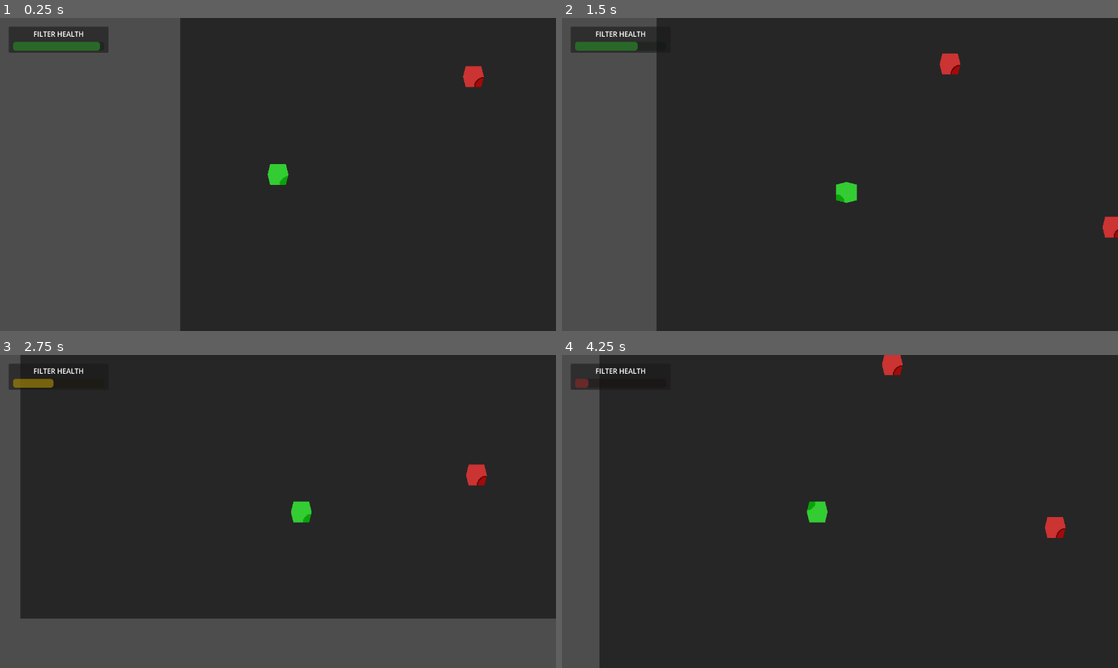
Above: before the commit, frames 1-4 (two rows, left to right).
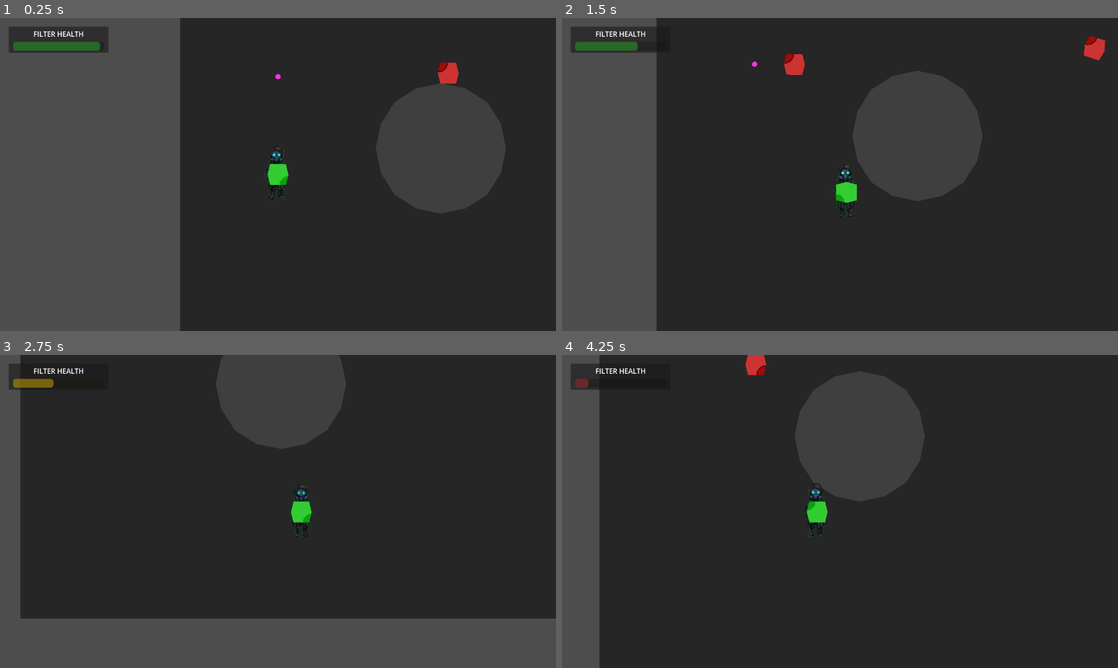
Above: after the commit, the same moments.

Repository: praveenpkg8/war_princess
Game: Godot game, scene res://scenes/main.tscn
Same seed, same stepped clock (60 frames per second), same inputs: the game is played once before the commit and once after it.
Inputs:
- Up to frame 1 (0.25 s): no input
- Up to frame 2 (1.5 s): tap Enter (ui_accept) at 0.5, 0.77 s; hold Right (move_right) 0.53-1.28 s; hold E (interact) 0.53-1.28 s; hold Down (move_down) from 1.28 s (still down); tap Shift (sprint) at 1.35 s
- Up to frame 3 (2.75 s): tap Enter (ui_accept) at 1.52 s; release Down (move_down) at 2.03 s; hold Right (move_right) from 2.03 s (still down); tap R at 2.1 s
- Up to frame 4 (4.25 s): release Right (move_right) at 2.78 s; hold Up (move_up) 2.78-3.53 s; tap Q at 2.85 s; tap Enter (ui_accept) at 3.02, 3.77 s; hold Left (move_left) from 3.53 s (still down); hold E (interact) from 3.53 s (still down)

The runs differ from the first frame. In frame 1, 8.0% of the frame differs, in the area x 47-91%, y 14-63%; in frame 2, 8.4%, in the area x 34-100%, y 5-71%; in frame 3, 6.1%; in frame 4, 8.2%.

Commit message:
Add navigation system with pathfinding and enemy AI improvements
Implement NavigationAgent2D for enemies with obstacle avoidance, stuck detection, and improved pathfinding. Add player sprite animations and update enemy AI states to use the new navigation system. Update renderer settings for better mobile compatibility.

Co-Authored-By: Claude Sonnet 4.5 <noreply@anthropic.com>

Diff:
--- a/project.godot
+++ b/project.godot
@@ -84,5 +84,4 @@
 [rendering]
 
 textures/canvas_textures/default_texture_filter=0
-renderer/rendering_method="gl_compatibility"
-renderer/rendering_method.mobile="gl_compatibility"
+renderer/rendering_method="mobile"
--- a/scenes/enemy/Enemy.gd
+++ b/scenes/enemy/Enemy.gd
@@ -3,6 +3,10 @@
 @export var waypoints: Array[Vector2] = []
 @export var vision_range: float = 200.0
 @export var vision_angle: float = 90.0  # degrees
+@export var reach_tolerance: float = 10.0
+@export var stuck_timeout: float = 2.5
+@export var stuck_min_speed: float = 5.0
+@export var stuck_progress_epsilon: float = 1.0
 
 var investigation_target: Vector2 = Vector2.ZERO
 var is_dead: bool = false
@@ -14,8 +18,17 @@
 @onready var hearing_zone = $HearingZone
 @onready var loot_prompt = $LootPrompt
 @onready var state_machine_node = $StateMachine
+@onready var nav_agent: NavigationAgent2D = $NavigationAgent2D
 
 var player_ref: Node = null
+var _nav_desired_velocity: Vector2 = Vector2.ZERO
+var _nav_ready: bool = false
+var _debug_target: Vector2 = Vector2.ZERO
+var _debug_nav_target: Vector2 = Vector2.ZERO
+var _debug_next_pos: Vector2 = Vector2.ZERO
+var _debug_has_path: bool = false
+var _stuck_timer: float = 0.0
+var _last_distance: float = INF
 
 func _ready():
 	# Add to groups
@@ -39,6 +52,13 @@
 
 	# Find player reference
 	call_deferred("_find_player")
+
+	if nav_agent:
+		nav_agent.velocity_computed.connect(_on_nav_velocity_computed)
+	call_deferred("_enable_nav_ready")
+
+func _enable_nav_ready() -> void:
+	_nav_ready = true
 
 func _find_player():
 	player_ref = get_tree().get_first_node_in_group("player")
@@ -139,6 +159,116 @@
 func get_facing_direction() -> Vector2:
 	return facing_direction
 
+func move_towards(target: Vector2, speed: float) -> bool:
+	if nav_agent:
+		var nav_target = get_nav_target(target)
+		if nav_agent.target_position != nav_target:
+			nav_agent.target_position = nav_target
+
+		var direct_to_target = nav_target - global_position
+		_debug_target = target
+		_debug_nav_target = nav_target
+		_debug_has_path = not nav_agent.is_navigation_finished()
+		if direct_to_target.length() <= nav_agent.target_desired_distance:
+			velocity = Vector2.ZERO
+			return false
+
+		if not nav_agent.is_target_reachable():
+			return _move_directly(nav_target, speed)
+
+		if nav_agent.is_navigation_finished():
+			return _move_directly(target, speed)
+
+		var next_pos = nav_agent.get_next_path_position()
+		_debug_next_pos = next_pos
+		queue_redraw()
+		var dir = next_pos - global_position
+		if dir.length() <= 0.001:
+			return _move_directly(nav_target, speed)
+
+		_nav_desired_velocity = dir.normalized() * speed
+		if nav_agent.avoidance_enabled:
+			nav_agent.velocity = _nav_desired_velocity
+		else:
+			velocity = _nav_desired_velocity
+			move_and_slide()
+		return true
+
+	return _move_directly(target, speed)
+
+func get_nav_target(point: Vector2) -> Vector2:
+	if not nav_agent:
+		return point
+
+	var map_rid = nav_agent.get_navigation_map()
+	if map_rid.is_valid() and _nav_ready:
+		var iteration_id = NavigationServer2D.map_get_iteration_id(map_rid)
+		if iteration_id <= 0:
+			return point
+		var closest = NavigationServer2D.map_get_closest_point(map_rid, point)
+		if closest == Vector2.ZERO and point.length() > 10.0:
+			return point
+		return closest
+
+	return point
+
+func _move_directly(target: Vector2, speed: float) -> bool:
+	_debug_target = target
+	_debug_nav_target = target
+	_debug_next_pos = target
+	_debug_has_path = false
+	queue_redraw()
+	var direct = target - global_position
+	if direct.length() <= 0.001:
+		velocity = Vector2.ZERO
+		return false
+
+	velocity = direct.normalized() * speed
+	move_and_slide()
+	return true
+
+func is_target_reached(target: Vector2) -> bool:
+	var desired = reach_tolerance
+	if nav_agent:
+		desired = max(desired, nav_agent.target_desired_distance)
+	return global_position.distance_to(target) <= desired
+
+func is_stuck(target: Vector2, delta: float) -> bool:
+	if is_target_reached(target):
+		_stuck_timer = 0.0
+		_last_distance = INF
+		return false
+
+	var distance = global_position.distance_to(target)
+	var made_progress = distance < (_last_distance - stuck_progress_epsilon)
+	if made_progress or velocity.length() >= stuck_min_speed:
+		_stuck_timer = 0.0
+	else:
+		_stuck_timer += delta
+
+	_last_distance = distance
+	return _stuck_timer >= stuck_timeout
+
+func _on_nav_velocity_computed(safe_velocity: Vector2) -> void:
+	if is_dead:
+		return
+	if safe_velocity.length() <= 0.001 and _nav_desired_velocity.length() > 0.001:
+		velocity = _nav_desired_velocity
+	else:
+		velocity = safe_velocity
+	move_and_slide()
+
+func _draw() -> void:
+	# Debug overlay: target (yellow), nav target (cyan), next path (magenta)
+	if _debug_target != Vector2.ZERO:
+		draw_circle(to_local(_debug_target), 4.0, Color(1.0, 0.9, 0.2))
+	if _debug_nav_target != Vector2.ZERO:
+		draw_circle(to_local(_debug_nav_target), 4.0, Color(0.2, 0.9, 1.0))
+	if _debug_next_pos != Vector2.ZERO:
+		draw_circle(to_local(_debug_next_pos), 4.0, Color(1.0, 0.2, 0.9))
+	if _debug_has_path and _debug_next_pos != Vector2.ZERO:
+		draw_line(Vector2.ZERO, to_local(_debug_next_pos), Color(1.0, 0.2, 0.9), 1.5)
+
 func can_be_killed() -> bool:
 	return not is_dead
 
--- a/scenes/enemy/Enemy.tscn
+++ b/scenes/enemy/Enemy.tscn
@@ -19,6 +19,10 @@
 script = ExtResource("1_xyz01")
 collision_layer = 2
 collision_mask = 7
+reach_tolerance = 10.0
+stuck_timeout = 2.5
+stuck_min_speed = 5.0
+stuck_progress_epsilon = 1.0
 
 [node name="CollisionShape2D" type="CollisionShape2D" parent="."]
 shape = SubResource("EnemyShape")
@@ -63,6 +67,17 @@
 horizontal_alignment = 1
 vertical_alignment = 1
 
+[node name="NavigationAgent2D" type="NavigationAgent2D" parent="."]
+radius = 14.0
+path_desired_distance = 6.0
+target_desired_distance = 6.0
+avoidance_enabled = true
+max_speed = 200.0
+neighbor_distance = 50.0
+max_neighbors = 8
+time_horizon = 1.5
+time_horizon_obstacles = 1.0
+
 [node name="RayCast2D" type="RayCast2D" parent="."]
 target_position = Vector2(200, 0)
 enabled = false
--- a/scenes/level/Level1.tscn
+++ b/scenes/level/Level1.tscn
@@ -9,59 +9,68 @@
 [sub_resource type="RectangleShape2D" id="WallShapeVertical"]
 size = Vector2(40, 720)
 
+[sub_resource type="CircleShape2D" id="CenterWallShape"]
+radius = 100.0
+
 [sub_resource type="CircleShape2D" id="WinAreaShape"]
 radius = 50.0
 
-[sub_resource type="CircleShape2D" id="CenterWallShape"]
-radius = 100.0
+[sub_resource type="NavigationPolygon" id="NavPoly"]
+outlines = Array[PackedVector2Array]([PackedVector2Array(0, 0, 1280, 0, 1280, 720, 0, 720), PackedVector2Array(520, 360, 511, 415, 484, 466, 442, 508, 391, 535, 336, 544, 281, 535, 230, 508, 188, 466, 161, 415, 152, 360, 161, 305, 188, 254, 230, 212, 281, 185, 336, 176, 391, 185, 442, 212, 484, 254, 511, 305)])
 
-[node name="Level1" type="Node2D"]
+[node name="Level1" type="Node2D" unique_id=278759383]
 script = ExtResource("level1_script")
 
-[node name="OuterWalls" type="StaticBody2D" parent="."]
+[node name="NavigationRegion2D" type="NavigationRegion2D" parent="."]
+navigation_polygon = SubResource("NavPoly")
+
+[node name="OuterWalls" type="StaticBody2D" parent="." unique_id=1297224748]
 collision_layer = 4
 collision_mask = 0
 
-[node name="TopWall" type="CollisionShape2D" parent="OuterWalls"]
+[node name="TopWall" type="CollisionShape2D" parent="OuterWalls" unique_id=593549747]
 position = Vector2(640, -20)
 shape = SubResource("WallShape")
 
-[node name="BottomWall" type="CollisionShape2D" parent="OuterWalls"]
+[node name="BottomWall" type="CollisionShape2D" parent="OuterWalls" unique_id=1117495436]
 position = Vector2(640, 740)
 shape = SubResource("WallShape")
 
-[node name="LeftWall" type="CollisionShape2D" parent="OuterWalls"]
+[node name="LeftWall" type="CollisionShape2D" parent="OuterWalls" unique_id=2058669221]
 position = Vector2(-20, 360)
 shape = SubResource("WallShapeVertical")
 
-[node name="RightWall" type="CollisionShape2D" parent="OuterWalls"]
+[node name="RightWall" type="CollisionShape2D" parent="OuterWalls" unique_id=387091847]
 position = Vector2(1300, 360)
 shape = SubResource("WallShapeVertical")
 
-[node name="CenterObstacle" type="StaticBody2D" parent="."]
+[node name="CenterObstacle" type="StaticBody2D" parent="." unique_id=1829316962]
+position = Vector2(400, 360)
 collision_layer = 4
 collision_mask = 0
-position = Vector2(400, 360)
 
-[node name="ObstacleShape" type="CollisionShape2D" parent="CenterObstacle"]
+[node name="ObstacleVisual" type="Polygon2D" parent="CenterObstacle" unique_id=2015321043]
+color = Color(0.25, 0.25, 0.25, 1)
+polygon = PackedVector2Array(100, 0, 92, 38, 71, 71, 38, 92, 0, 100, -38, 92, -71, 71, -92, 38, -100, 0, -92, -38, -71, -71, -38, -92, 0, -100, 38, -92, 71, -71, 92, -38)
+
+[node name="ObstacleShape" type="CollisionShape2D" parent="CenterObstacle" unique_id=1257987693]
 shape = SubResource("CenterWallShape")
 
-[node name="StartArea" type="Marker2D" parent="."]
+[node name="StartArea" type="Marker2D" parent="." unique_id=800738511]
 position = Vector2(150, 400)
 
-[node name="PrisonerCell" type="Area2D" parent="."]
+[node name="PrisonerCell" type="Area2D" parent="." unique_id=1134064622]
 position = Vector2(1100, 400)
 collision_layer = 4
-collision_mask = 1
 
-[node name="WinCollision" type="CollisionShape2D" parent="PrisonerCell"]
+[node name="WinCollision" type="CollisionShape2D" parent="PrisonerCell" unique_id=2001586102]
 shape = SubResource("WinAreaShape")
 
-[node name="PrisonerSprite" type="Polygon2D" parent="PrisonerCell"]
+[node name="PrisonerSprite" type="Polygon2D" parent="PrisonerCell" unique_id=571397352]
 color = Color(0.2, 0.2, 0.8, 1)
 polygon = PackedVector2Array(-16, -24, 16, -24, 16, 24, -16, 24)
 
-[node name="WinLabel" type="Label" parent="PrisonerCell"]
+[node name="WinLabel" type="Label" parent="PrisonerCell" unique_id=547206891]
 offset_left = -40.0
 offset_top = -60.0
 offset_right = 40.0
@@ -69,20 +78,20 @@
 text = "RESCUE!"
 horizontal_alignment = 1
 
-[node name="Enemy1" parent="." instance=ExtResource("enemy_scene")]
+[node name="Enemy1" parent="." unique_id=140941403 instance=ExtResource("enemy_scene")]
 position = Vector2(450, 250)
-waypoints = PackedVector2Array(350, 250, 550, 250, 550, 350, 350, 350)
+waypoints = Array[Vector2]([Vector2(150, 250), Vector2(250, 250), Vector2(250, 450), Vector2(150, 450)])
 
-[node name="Enemy2" parent="." instance=ExtResource("enemy_scene")]
+[node name="Enemy2" parent="." unique_id=488217104 instance=ExtResource("enemy_scene")]
 position = Vector2(700, 500)
-waypoints = PackedVector2Array(600, 500, 800, 500)
+waypoints = Array[Vector2]([Vector2(900, 200), Vector2(1100, 200), Vector2(1100, 500), Vector2(900, 500)])
 
-[node name="Enemy3" parent="." instance=ExtResource("enemy_scene")]
+[node name="Enemy3" parent="." unique_id=311395830 instance=ExtResource("enemy_scene")]
 position = Vector2(900, 300)
-waypoints = PackedVector2Array(850, 250, 950, 250, 950, 400, 850, 400)
+waypoints = Array[Vector2]([Vector2(350, 120), Vector2(450, 120), Vector2(450, 220), Vector2(350, 220)])
 
-[node name="Background" type="ColorRect" parent="."]
+[node name="Background" type="ColorRect" parent="." unique_id=2021850199]
+z_index = -10
 offset_right = 1280.0
 offset_bottom = 720.0
 color = Color(0.15, 0.15, 0.15, 1)
-z_index = -10
--- a/scenes/main.tscn
+++ b/scenes/main.tscn
@@ -1,22 +1,21 @@
-[gd_scene load_steps=5 format=3 uid="uid://main_scene_001"]
+[gd_scene format=3 uid="uid://cpp181qbdixv4"]
 
-[ext_resource type="PackedScene" uid="uid://level1_001" path="res://scenes/level/Level1.tscn" id="level1"]
-[ext_resource type="PackedScene" uid="uid://m7j8k9l0n1o2p3" path="res://scenes/player/Player.tscn" id="player_scene"]
-[ext_resource type="PackedScene" uid="uid://ui_mask_001" path="res://scenes/ui/MaskUI.tscn" id="mask_ui"]
-[ext_resource type="PackedScene" uid="uid://ui_gameover_001" path="res://scenes/ui/GameOver.tscn" id="gameover_ui"]
+[ext_resource type="PackedScene" path="res://scenes/ui/GameOver.tscn" id="gameover_ui"]
+[ext_resource type="PackedScene" path="res://scenes/level/Level1.tscn" id="level1"]
+[ext_resource type="PackedScene" path="res://scenes/ui/MaskUI.tscn" id="mask_ui"]
+[ext_resource type="PackedScene" uid="uid://ds48l7467t53o" path="res://scenes/player/Player.tscn" id="player_scene"]
 
-[node name="Main" type="Node2D"]
+[node name="Main" type="Node2D" unique_id=263688460]
 
-[node name="Level1" parent="." instance=ExtResource("level1")]
+[node name="Level1" parent="." unique_id=1561301848 instance=ExtResource("level1")]
 
-[node name="Player" parent="." instance=ExtResource("player_scene")]
+[node name="Player" parent="." unique_id=1486114054 instance=ExtResource("player_scene")]
 position = Vector2(150, 400)
 
-[node name="Camera2D" type="Camera2D" parent="Player"]
+[node name="Camera2D" type="Camera2D" parent="Player" unique_id=1515995686]
+zoom = Vector2(1.5, 1.5)
 position_smoothing_enabled = true
-position_smoothing_speed = 5.0
-zoom = Vector2(1.5, 1.5)
 
-[node name="MaskUI" parent="." instance=ExtResource("mask_ui")]
+[node name="MaskUI" parent="." unique_id=2122444031 instance=ExtResource("mask_ui")]
 
-[node name="GameOver" parent="." instance=ExtResource("gameover_ui")]
+[node name="GameOver" parent="." unique_id=1296853182 instance=ExtResource("gameover_ui")]
--- a/scenes/player/Player.gd
+++ b/scenes/player/Player.gd
@@ -3,6 +3,8 @@
 const SPEED = 200.0
 const SPRINT_MULTIPLIER = 1.5
 const FILTER_MAX = 100.0
+
+@export var kill_front_cone_deg: float = 90.0
 
 signal noise_created(position: Vector2, radius: float)
 signal mask_depleted
@@ -150,9 +152,10 @@
 func is_behind_enemy(enemy: Node) -> bool:
 	if enemy.has_method("get_facing_direction"):
 		var enemy_facing = enemy.get_facing_direction()
-		var to_enemy = (enemy.global_position - global_position).normalized()
+		var to_player = (global_position - enemy.global_position).normalized()
 		if enemy_facing.length() > 0:
-			return to_enemy.dot(enemy_facing) > 0.3
+			var front_cos = cos(deg_to_rad(kill_front_cone_deg * 0.5))
+			return enemy_facing.dot(to_player) <= front_cos
 	return true  # Can kill if enemy is stationary
 
 func _on_loot_zone_entered(body):
--- a/scenes/player/Player.tscn
+++ b/scenes/player/Player.tscn
@@ -1,9 +1,53 @@
-[gd_scene load_steps=4 format=3 uid="uid://m7j8k9l0n1o2p3"]
+[gd_scene format=3 uid="uid://ds48l7467t53o"]
 
-[ext_resource type="Script" path="res://scenes/player/Player.gd" id="1_abc12"]
+[ext_resource type="Script" uid="uid://bfbinjpd01ec6" path="res://scenes/player/Player.gd" id="1_abc12"]
+[ext_resource type="Texture2D" uid="uid://bdajihwj8vlq8" path="res://assets/sprites/Gemini_Generated_Image_1taem61taem61tae.png" id="2_gfjak"]
 
 [sub_resource type="CircleShape2D" id="PlayerShape"]
 radius = 16.0
+
+[sub_resource type="AtlasTexture" id="AtlasTexture_4kuee"]
+atlas = ExtResource("2_gfjak")
+region = Rect2(43, 7, 198, 382)
+
+[sub_resource type="AtlasTexture" id="AtlasTexture_524rm"]
+atlas = ExtResource("2_gfjak")
+region = Rect2(241, 7, 198, 382)
+
+[sub_resource type="AtlasTexture" id="AtlasTexture_tpg5x"]
+atlas = ExtResource("2_gfjak")
+region = Rect2(439, 7, 198, 382)
+
+[sub_resource type="AtlasTexture" id="AtlasTexture_c3xxp"]
+atlas = ExtResource("2_gfjak")
+region = Rect2(637, 7, 198, 382)
+
+[sub_resource type="AtlasTexture" id="AtlasTexture_npwbq"]
+atlas = ExtResource("2_gfjak")
+region = Rect2(835, 7, 198, 382)
+
+[sub_resource type="SpriteFrames" id="SpriteFrames_v42im"]
+animations = [{
+"frames": [{
+"duration": 1.0,
+"texture": SubResource("AtlasTexture_4kuee")
+}, {
+"duration": 1.0,
+"texture": SubResource("AtlasTexture_524rm")
+}, {
+"duration": 1.0,
+"texture": SubResource("AtlasTexture_tpg5x")
+}, {
+"duration": 1.0,
+"texture": SubResource("AtlasTexture_c3xxp")
+}, {
+"duration": 1.0,
+"texture": SubResource("AtlasTexture_npwbq")
+}],
+"loop": true,
+"name": &"idle",
+"speed": 5.0
+}]
 
 [sub_resource type="CircleShape2D" id="KillZoneShape"]
 radius = 30.0
@@ -11,29 +55,37 @@
 [sub_resource type="CircleShape2D" id="LootZoneShape"]
 radius = 40.0
 
-[node name="Player" type="CharacterBody2D" groups=["player"]]
-collision_layer = 1
+[node name="Player" type="CharacterBody2D" unique_id=1931260955 groups=["player"]]
 collision_mask = 15
 script = ExtResource("1_abc12")
 
-[node name="CollisionShape2D" type="CollisionShape2D" parent="."]
+[node name="CollisionShape2D" type="CollisionShape2D" parent="." unique_id=382476313]
 shape = SubResource("PlayerShape")
 
-[node name="Sprite2D" type="Polygon2D" parent="."]
+[node name="AnimatedSprite2D" type="AnimatedSprite2D" parent="." unique_id=84254044]
+position = Vector2(-2, -5)
+scale = Vector2(0.25757575, 0.25757575)
+sprite_frames = SubResource("SpriteFrames_v42im")
+animation = &"idle"
+autoplay = "idle"
+frame = 4
+frame_progress = 0.9722744
+
+[node name="Sprite2D" type="Polygon2D" parent="." unique_id=1256536773]
+z_index = 1
 color = Color(0.2, 0.8, 0.2, 1)
 polygon = PackedVector2Array(-12, -16, 12, -16, 16, 0, 12, 16, -12, 16, -16, 0)
-z_index = 1
 
-[node name="KillZone" type="Area2D" parent="."]
+[node name="KillZone" type="Area2D" parent="." unique_id=1579268059]
 collision_layer = 0
 collision_mask = 2
 
-[node name="KillZoneCollision" type="CollisionShape2D" parent="KillZone"]
+[node name="KillZoneCollision" type="CollisionShape2D" parent="KillZone" unique_id=16650857]
 shape = SubResource("KillZoneShape")
 
-[node name="LootZone" type="Area2D" parent="."]
+[node name="LootZone" type="Area2D" parent="." unique_id=617677954]
 collision_layer = 0
 collision_mask = 0
 
-[node name="LootZoneCollision" type="CollisionShape2D" parent="LootZone"]
+[node name="LootZoneCollision" type="CollisionShape2D" parent="LootZone" unique_id=741291809]
 shape = SubResource("LootZoneShape")
--- a/scenes/ui/GameOver.gd
+++ b/scenes/ui/GameOver.gd
@@ -8,6 +8,7 @@
 var death_reason: String = "You were spotted!"
 
 func _ready():
+	process_mode = Node.PROCESS_MODE_ALWAYS
 	visible = false
 	restart_button.pressed.connect(_on_restart_pressed)
 	quit_button.pressed.connect(_on_quit_pressed)
--- a/scripts/enemy_states/ChaseState.gd
+++ b/scripts/enemy_states/ChaseState.gd
@@ -24,12 +24,11 @@
 	if can_see_player():
 		has_seen_player = true
 		lose_sight_timer = 0.0
-		var direction = (player_ref.global_position - enemy.global_position).normalized()
-		enemy.velocity = direction * CHASE_SPEED
-		enemy.move_and_slide()
+		enemy.move_towards(player_ref.global_position, CHASE_SPEED)
 
 		# Update facing direction
-		enemy.set_facing_direction(direction)
+		if enemy.velocity.length() > 0:
+			enemy.set_facing_direction(enemy.velocity.normalized())
 
 		# Check if caught player
 		if enemy.global_position.distance_to(player_ref.global_position) < 20:
--- a/scripts/enemy_states/InvestigateState.gd
+++ b/scripts/enemy_states/InvestigateState.gd
@@ -28,16 +28,15 @@
 		look_around(delta)
 		return
 
-	var distance = enemy.global_position.distance_to(investigation_point)
-
-	if distance < TARGET_THRESHOLD:
+	var target = investigation_point
+	if enemy.is_target_reached(target):
 		is_looking = true
 		enemy.velocity = Vector2.ZERO
 		AudioManager.play_alert()
+	elif enemy.is_stuck(target, delta):
+		transition_to("Patrol")
 	else:
-		var direction = (investigation_point - enemy.global_position).normalized()
-		enemy.velocity = direction * INVESTIGATE_SPEED
-		enemy.move_and_slide()
+		enemy.move_towards(target, INVESTIGATE_SPEED)
 
 	# Update facing direction
 	if enemy.velocity.length() > 0:
--- a/scripts/enemy_states/PatrolState.gd
+++ b/scripts/enemy_states/PatrolState.gd
@@ -29,16 +29,15 @@
 		return
 
 	var target = enemy.waypoints[current_waypoint_index]
-	var direction = (target - enemy.global_position)
-	var distance = direction.length()
-
-	if distance < WAYPOINT_THRESHOLD:
+	if enemy.is_target_reached(target):
 		is_waiting = true
 		enemy.velocity = Vector2.ZERO
+	elif enemy.is_stuck(target, delta):
+		current_waypoint_index = (current_waypoint_index + 1) % enemy.waypoints.size()
+		is_waiting = false
+		wait_timer = 0.0
 	else:
-		direction = direction.normalized()
-		enemy.velocity = direction * SPEED
-		enemy.move_and_slide()
+		enemy.move_towards(target, SPEED)
 
 	# Update facing direction
 	if enemy.velocity.length() > 0:
Binary file added: Gemini_Generated_Image_1taem61taem61tae.png
Not shown, added: Gemini_Generated_Image_1taem61taem61tae.png.import
Binary file added: assets/sprites/Gemini_Generated_Image_1taem61taem61tae.png
Not shown, added: assets/sprites/Gemini_Generated_Image_1taem61taem61tae.png.import
Not shown: 1 places in scenes/level/Level1.tscn that only renumber resources
Not shown, added: AGENTS.md
